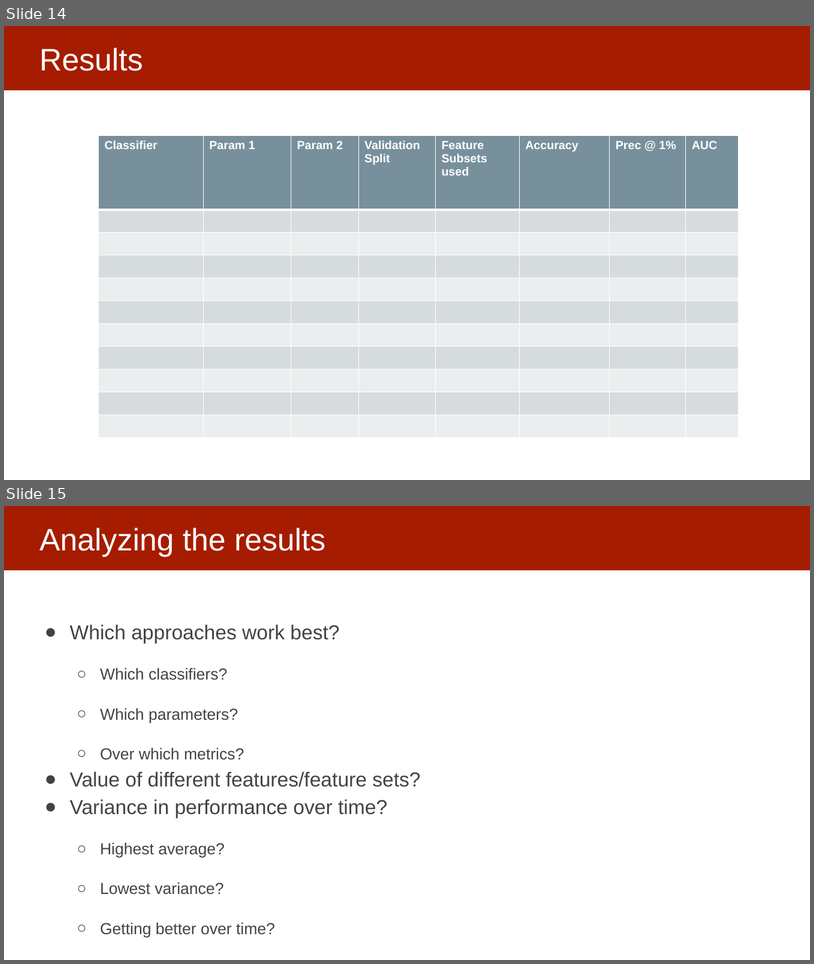
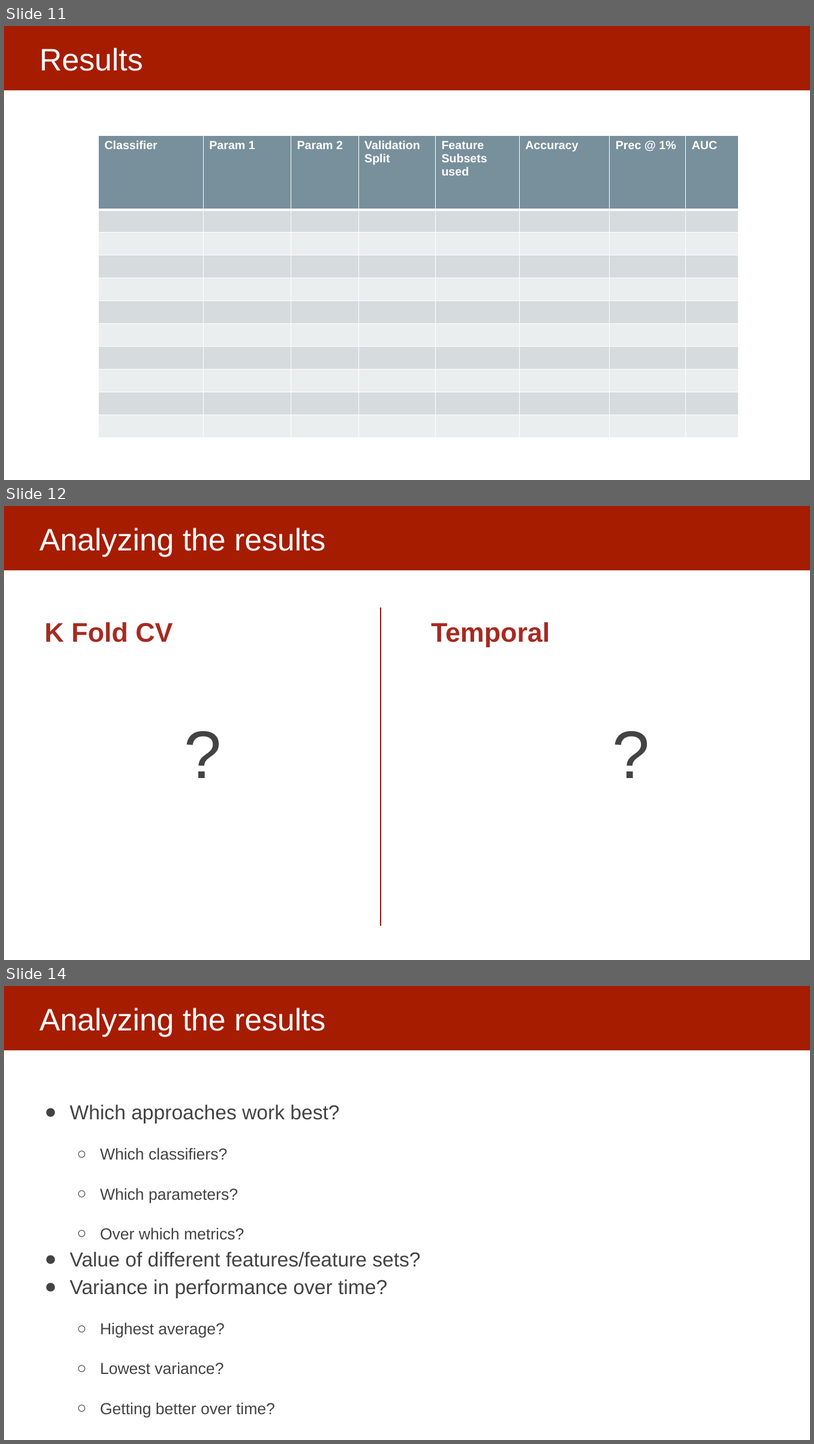
Before and after one commit to dssg/MLinPractice, a slide deck: Lectures/Lecture10-ModelSelection2.pptx. Shown one above the other, each under a label of ours: slides 14 and 15 before the commit, slides 11, 12 and 14 after it; the slides between them are not shown. The pictures are 814x964 and 814x1444 pixels, drawn with LibreOffice and Linux fonts; fonts in the diff are those of the drawing. Boxes give left, top, right and bottom in pixels: in the first picture for what was removed or moved away, otherwise in the second. Text is boxed around its words. In the diff, an @@ line names an element or a change of style, - is before the commit and + after.

```diff
--- a/Lectures/Lecture10-ModelSelection2.pptx
+++ b/Lectures/Lecture10-ModelSelection2.pptx
@@ slide 12 added at (4,506,810,960), background #FFFFFF; not listed: 1 template element that a slide beside it also shows @@
@@ title added at (39,528,326,557), 37 pt, text #FFFFFF @@
+Analyzing the results
@@ line added from (381, 607) to (381, 925), #811E17 1.5 pt @@
@@ text added at (45,622,173,642), 32 pt, text #A62A21, bold @@
+K Fold CV
+?
@@ text added at (431,622,550,647), 32 pt, text #A62A21, bold @@
+Temporal
+?
@@ what was slide 14 is now slide 11 @@
@@ what was slide 15 is now slide 14 @@
```
Also in this commit, not shown: 4 slides changed, 3 other slides added, 5 slides removed.
